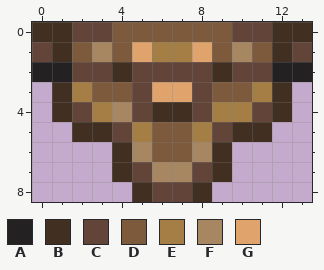
File history of a pixel-art sprite, Assets/Items/SteampunkSet/Cogwheel.png. The first picture shows the starting point.
The file is 28x18 pixels, drawn in blocks of 2x2; one block is one cell here.
Palette (. is transparent): A #242122  B #413022  C #624438  D #7e5a3d  E #a57e45  F #a78761  G #e0a36c
Pixels before, first column x 0:
0 BBCCDDDDDDCCBB
1 CBDFDGEEGDFDBC
2 AACCBCCCCBCCAA
3 .BEDDCGGCDDEB.
4 .BCEFCBBCEECB.
5 ..BBCEDDECBB..
6 ....BFDDFB....
7 ....BCFFCB....
8 .....BCCB.....
Now the later version:
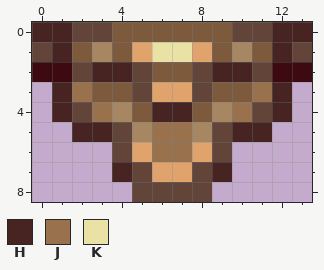
Colours new in this view: H #472422  J #9a714d  K #eae2a5
The exact change:
Colour A changes from #242122 to #3c0a10.
Colour B becomes colour C in row 6 at x 4 and 9; in row 8 at x 5 and 8.
Colour C becomes colour D in row 2 at x 6 to 7; in row 4 at x 5 and 8.
Colour E becomes colour F in row 4 at x 9; in row 5 at x 5 and 8.
Colour F becomes colour G in row 6 at x 5 and 8; in row 7 at x 6 to 7.
Colour B becomes colour H in row 0 at x 0 to 1 and 12 to 13; in row 1 at x 1 and 12; in row 2 at x 4 and 9; in row 3 at x 1 and 12; in row 4 at x 1, 6 to 7 and 12; in row 5 at x 2 to 3 and 10 to 11.
Colour B becomes colour H in row 7 at x 4 and 9.
Colour C becomes colour H in row 2 at x 3 and 10.
Colour D becomes colour J in rows 5 to 6 at x 6 to 7.
Colour E becomes colour J in row 3 at x 2 and 11; in row 4 at x 3 and 10.
Colour E becomes colour K in row 1 at x 6 to 7.
Where, in picture pixels (left, top, right, bottom), the same in both pictures:
changed: (32, 22, 312, 202)
